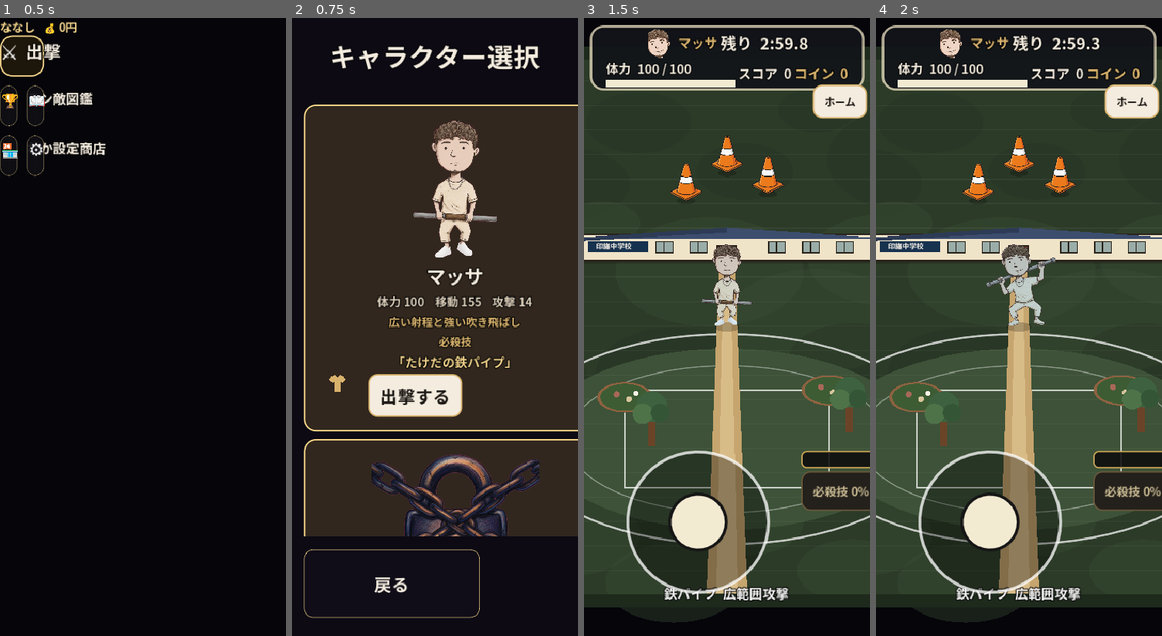
Above: before the commit, frames 1-4 (left to right).
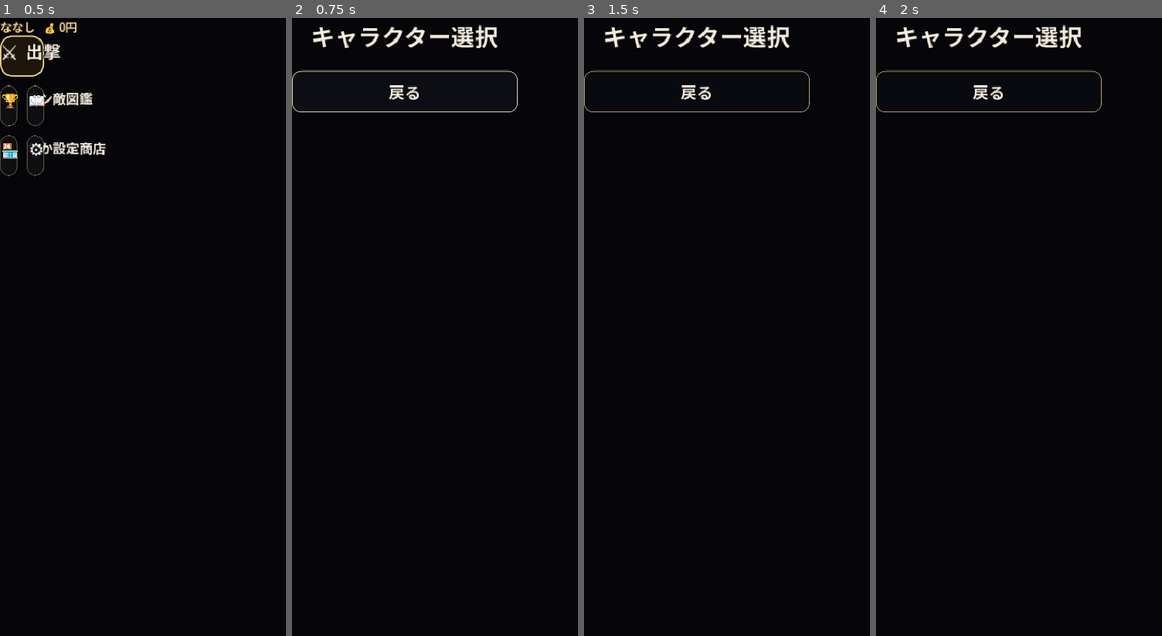
Above: after the commit, the same moments.

Repository: sudotti/inba-war
Game: Godot game, scene res://scenes/title.tscn
Same seed, same stepped clock (60 frames per second), same inputs: the game is played once before the commit and once after it.
Inputs (mouse positions are in pixels of both pictures, inside the frame that each line leads up to):
- Up to frame 1 (0.5 s): no input
- Up to frame 2 (0.75 s): click (314, 55) at 0.5 s
- Up to frame 3 (1.5 s): click "出撃する" at 1.25 s
- Up to frame 4 (2 s): no input

Frame 1 is identical in both runs. In frame 2, 68% of the frame differs, in the area x 0-100%, y 1-98%; in frame 3, 88%; in frame 4, 88%.

Commit message:
Responsive: select_screen with container layout and safe area

Diff:
--- a/scripts/select_screen.gd
+++ b/scripts/select_screen.gd
@@ -2,6 +2,7 @@
 
 const Balance = preload("res://scripts/balance.gd")
 const UiFont = preload("res://scripts/ui_font.gd")
+const SafeArea = preload("res://scripts/safe_area.gd")
 
 const ORDER: Array[String] = [Balance.CHAR_MASSA, Balance.CHAR_TAKETCHI, Balance.CHAR_KENNY]
 const LOCK_ART := "res://assets/ui/lock.png"
@@ -22,66 +23,103 @@
 var _closet_list: VBoxContainer
 var _closet_who := ""
 var _is_portrait := false
+var _main_margin: MarginContainer
 
 
 func _ready() -> void:
 	_is_portrait = UiFont.portrait(get_viewport_rect().size)
-	UiFont.full_rect(self)
+	get_viewport().size_changed.connect(_on_resized)
+	_build()
+	_build_closet()
+
+
+func _on_resized() -> void:
+	var new_portrait = UiFont.portrait(get_viewport_rect().size)
+	if new_portrait != _is_portrait:
+		_is_portrait = new_portrait
+		_build()
+
+
+func _build() -> void:
+	for child in get_children():
+		if child != _closet:
+			child.queue_free()
+	_main_margin = null
+
 	var night := ColorRect.new()
 	night.color = Color(0.05, 0.04, 0.08, 1.0)
+	night.anchors_preset = Control.PRESET_FULL_RECT
 	night.mouse_filter = Control.MOUSE_FILTER_IGNORE
-	UiFont.full_rect(night)
 	add_child(night)
 
-	var title := UiFont.label("キャラクター選択", 36, UiFont.PAPER)
+	_main_margin = MarginContainer.new()
+	_main_margin.anchors_preset = Control.PRESET_FULL_RECT
+	SafeArea.apply_safe_padding(_main_margin, get_viewport())
+	add_child(_main_margin)
+
+	var root := VBoxContainer.new()
+	root.alignment = BoxContainer.ALIGNMENT_CENTER
+	root.add_theme_constant_override("separation", 12)
+	_main_margin.add_child(root)
+
+	# Title
+	var title := UiFont.label("キャラクター選択", 32, UiFont.PAPER)
+	title.horizontal_alignment = HORIZONTAL_ALIGNMENT_CENTER
 	title.mouse_filter = Control.MOUSE_FILTER_IGNORE
-	UiFont.place(title, 0.04, 0.03, 0.96, 0.12)
-	title.horizontal_alignment = HORIZONTAL_ALIGNMENT_CENTER
-	add_child(title)
-
+	title.size_flags_horizontal = Control.SIZE_EXPAND_FILL
+	root.add_child(title)
+
+	# Character list
 	if _is_portrait:
 		var scroll := ScrollContainer.new()
 		scroll.mouse_filter = Control.MOUSE_FILTER_IGNORE
 		scroll.horizontal_scroll_mode = ScrollContainer.SCROLL_MODE_DISABLED
 		scroll.vertical_scroll_mode = ScrollContainer.SCROLL_MODE_AUTO
-		UiFont.place(scroll, 0.04, 0.14, 0.96, 0.84)
-		add_child(scroll)
+		scroll.size_flags_vertical = Control.SIZE_EXPAND_FILL
+		scroll.size_flags_horizontal = Control.SIZE_EXPAND_FILL
+		root.add_child(scroll)
+
 		var content := VBoxContainer.new()
-		content.add_theme_constant_override("separation", 10)
 		content.alignment = BoxContainer.ALIGNMENT_CENTER
+		content.add_theme_constant_override("separation", 12)
 		content.mouse_filter = Control.MOUSE_FILTER_IGNORE
 		content.size_flags_horizontal = Control.SIZE_EXPAND_FILL
-		content.custom_minimum_size = Vector2(0, 1)
 		scroll.add_child(content)
+
 		for who in ORDER:
 			var card = _card(who)
+			card.size_flags_horizontal = Control.SIZE_EXPAND_FILL
 			content.add_child(card)
+
 		var spacer := Control.new()
 		spacer.custom_minimum_size = Vector2(0, 100)
 		content.add_child(spacer)
 	else:
 		var center := CenterContainer.new()
 		center.mouse_filter = Control.MOUSE_FILTER_IGNORE
-		UiFont.place(center, 0.04, 0.14, 0.96, 0.84)
-		add_child(center)
+		center.size_flags_vertical = Control.SIZE_EXPAND_FILL
+		center.size_flags_horizontal = Control.SIZE_EXPAND_FILL
+		root.add_child(center)
+
 		var row := HBoxContainer.new()
-		row.add_theme_constant_override("separation", 18)
 		row.alignment = BoxContainer.ALIGNMENT_CENTER
+		row.add_theme_constant_override("separation", 16)
+		row.size_flags_horizontal = Control.SIZE_EXPAND_FILL
 		center.add_child(row)
+
 		for who in ORDER:
-			row.add_child(_card(who))
-
-	var back := UiFont.royal_button("戻る", 24, false)
-	back.custom_minimum_size = Vector2(240, 64)
-	UiFont.place(back, 0.04, 0.86, 0.44 if _is_portrait else 0.28, 0.97)
+			var card = _card(who)
+			card.custom_minimum_size = Vector2(280, 0)
+			row.add_child(card)
+
+	# Back button
+	var back := UiFont.royal_button("戻る", 22, false)
+	back.custom_minimum_size = Vector2(0, 48)
+	back.size_flags_horizontal = Control.SIZE_EXPAND_FILL
 	back.pressed.connect(func() -> void:
 		get_tree().change_scene_to_file("res://scenes/title.tscn")
 	)
-	add_child(back)
-	_build_closet()
-
-
-
+	root.add_child(back)
 
 
 func _card(who: String) -> Control:
@@ -89,51 +127,54 @@
 	var panel := PanelContainer.new()
 	panel.size_flags_horizontal = Control.SIZE_EXPAND_FILL
 	panel.custom_minimum_size = Vector2(300, 0)
-	var border := UiFont.BRASS if who == SaveStore.playable_character() else Color("3a3228")
 	panel.add_theme_stylebox_override("panel", UiFont.style(Color(0.2, 0.16, 0.12, 0.95), UiFont.glass_border(1.0), 2, 16))
+
 	var margin := MarginContainer.new()
 	margin.add_theme_constant_override("margin_left", 16)
 	margin.add_theme_constant_override("margin_right", 16)
-	margin.add_theme_constant_override("margin_top", 12 if not _is_portrait else 8)
-	margin.add_theme_constant_override("margin_bottom", 12 if not _is_portrait else 8)
+	margin.add_theme_constant_override("margin_top", 12)
+	margin.add_theme_constant_override("margin_bottom", 12)
 	panel.add_child(margin)
+
 	var col := VBoxContainer.new()
-	col.add_theme_constant_override("separation", 4)
+	col.add_theme_constant_override("separation", 8)
 	margin.add_child(col)
+
 	if _is_portrait:
 		var picture := _portrait_picture(who)
-		picture.custom_minimum_size = Vector2(0, 190)
+		picture.custom_minimum_size = Vector2(0, 200)
 		picture.size_flags_horizontal = Control.SIZE_EXPAND_FILL
 		col.add_child(picture)
-		_add_card_text(col, who)
-		_add_card_special(col, who)
-		var actions := HBoxContainer.new()
-		actions.add_theme_constant_override("separation", 8)
-		actions.mouse_filter = Control.MOUSE_FILTER_IGNORE
-		col.add_child(actions)
-		_add_card_actions(actions, who)
-		return panel
-	var picture := TextureRect.new()
-	picture.texture = _portrait(who)
-	picture.expand_mode = TextureRect.EXPAND_IGNORE_SIZE
-	picture.stretch_mode = TextureRect.STRETCH_KEEP_ASPECT_CENTERED
-	picture.custom_minimum_size = Vector2(0, 150)
-	picture.size_flags_vertical = Control.SIZE_EXPAND_FILL
-	picture.mouse_filter = Control.MOUSE_FILTER_IGNORE
-	col.add_child(picture)
-	_pictures[who] = picture
+	else:
+		var picture := TextureRect.new()
+		picture.texture = _portrait(who)
+		picture.expand_mode = TextureRect.EXPAND_IGNORE_SIZE
+		picture.stretch_mode = TextureRect.STRETCH_KEEP_ASPECT_CENTERED
+		picture.custom_minimum_size = Vector2(0, 150)
+		picture.size_flags_vertical = Control.SIZE_EXPAND_FILL
+		picture.size_flags_horizontal = Control.SIZE_EXPAND_FILL
+		picture.mouse_filter = Control.MOUSE_FILTER_IGNORE
+		col.add_child(picture)
+		_pictures[who] = picture
+
 	_add_card_text(col, who)
 	_add_card_special(col, who)
-	_add_card_actions(col, who)
+
+	var actions := VBoxContainer.new()
+	actions.add_theme_constant_override("separation", 8)
+	actions.mouse_filter = Control.MOUSE_FILTER_IGNORE
+	col.add_child(actions)
+
+	_add_card_actions(actions, who)
 	return panel
 
 
 func _add_card_special(target: Control, who: String) -> void:
-	var caption := UiFont.label("必殺技", 15 if _is_portrait else 16, UiFont.BRASS)
+	var caption := UiFont.label("必殺技", 16, UiFont.BRASS)
 	caption.horizontal_alignment = HORIZONTAL_ALIGNMENT_CENTER
 	caption.mouse_filter = Control.MOUSE_FILTER_IGNORE
 	target.add_child(caption)
-	var quote := UiFont.label("「%s」" % str(SPECIAL_NAMES[who]), 17 if _is_portrait else 20, UiFont.GOLD)
+	var quote := UiFont.label("「%s」" % str(SPECIAL_NAMES[who]), 18, UiFont.GOLD)
 	quote.autowrap_mode = TextServer.AUTOWRAP_WORD_SMART
 	quote.horizontal_alignment = HORIZONTAL_ALIGNMENT_CENTER
 	quote.mouse_filter = Control.MOUSE_FILTER_IGNORE
@@ -152,14 +193,14 @@
 
 
 func _add_card_text(target: Control, who: String) -> void:
-	var name := UiFont.label(who, 30 if not _is_portrait else 26, UiFont.PAPER)
+	var name := UiFont.label(who, 28, UiFont.PAPER)
 	name.horizontal_alignment = HORIZONTAL_ALIGNMENT_CENTER
 	target.add_child(name)
 	var stats: Dictionary = Balance.CHARACTERS[who]
-	var numbers := UiFont.label("体力 %d    移動 %d    攻撃 %d" % [int(stats.max_hp), int(stats.speed), int(stats.attack)], 18 if not _is_portrait else 16, UiFont.CREAM)
+	var numbers := UiFont.label("体力 %d    移動 %d    攻撃 %d" % [int(stats.max_hp), int(stats.speed), int(stats.attack)], 16, UiFont.CREAM)
 	numbers.horizontal_alignment = HORIZONTAL_ALIGNMENT_CENTER
 	target.add_child(numbers)
-	var blurb := UiFont.label(str(BLURB[who]), 16 if not _is_portrait else 15, UiFont.BRASS)
+	var blurb := UiFont.label(str(BLURB[who]), 15, UiFont.BRASS)
 	blurb.autowrap_mode = TextServer.AUTOWRAP_WORD_SMART
 	blurb.horizontal_alignment = HORIZONTAL_ALIGNMENT_CENTER
 	target.add_child(blurb)
@@ -168,21 +209,25 @@
 func _add_card_actions(target: Control, who: String) -> void:
 	if SaveStore.is_playable(who):
 		var wear := _costume_button()
+		wear.size_flags_horizontal = Control.SIZE_EXPAND_FILL
+		wear.custom_minimum_size = Vector2(0, 48)
 		wear.pressed.connect(func() -> void: _open_closet(who))
 		target.add_child(wear)
-		var go := UiFont.button("出撃する", 24)
+		var go := UiFont.button("出撃する", 22)
 		go.custom_minimum_size = Vector2(0, 56)
+		go.size_flags_horizontal = Control.SIZE_EXPAND_FILL
 		go.pressed.connect(func() -> void:
 			SaveStore.set_selected(who)
 			get_tree().change_scene_to_file("res://scenes/battle.tscn")
 		)
 		target.add_child(go)
 	else:
-		var locked := UiFont.label("封印  かけら %d / 5" % SaveStore.fragments_of(who), 20, UiFont.EMBER)
+		var locked := UiFont.label("封印  かけら %d / 5" % SaveStore.fragments_of(who), 18, UiFont.EMBER)
 		locked.horizontal_alignment = HORIZONTAL_ALIGNMENT_CENTER
 		target.add_child(locked)
-		var go := UiFont.button("かけらを集める", 22)
+		var go := UiFont.button("かけらを集める", 20)
 		go.custom_minimum_size = Vector2(0, 56)
+		go.size_flags_horizontal = Control.SIZE_EXPAND_FILL
 		go.pressed.connect(func() -> void:
 			pass
 		)
@@ -193,7 +238,6 @@
 	var node := Button.new()
 	node.custom_minimum_size = Vector2(48, 48)
 
-	# Remove all style padding for perfect centering
 	var style := StyleBoxFlat.new()
 	style.bg_color = Color(0, 0, 0, 0)
 	style.border_color = Color(0, 0, 0, 0)
@@ -229,38 +273,54 @@
 	_closet = Control.new()
 	_closet.visible = false
 	_closet.mouse_filter = Control.MOUSE_FILTER_IGNORE
-	UiFont.full_rect(_closet)
+	_closet.anchors_preset = Control.PRESET_FULL_RECT
 	add_child(_closet)
+
 	var dim := ColorRect.new()
 	dim.color = Color(0, 0, 0, 0.62)
 	dim.mouse_filter = Control.MOUSE_FILTER_STOP
-	UiFont.full_rect(dim)
+	dim.anchors_preset = Control.PRESET_FULL_RECT
 	_closet.add_child(dim)
+
 	var panel := PanelContainer.new()
-	UiFont.place(panel, 0.08 if _is_portrait else 0.32, 0.08 if _is_portrait else 0.16, 0.92 if _is_portrait else 0.68, 0.92 if _is_portrait else 0.84)
+	panel.anchor_left = 0.5
+	panel.anchor_top = 0.5
+	panel.anchor_right = 0.5
+	panel.anchor_bottom = 0.5
+	panel.offset_left = -180
+	panel.offset_top = -200
+	panel.offset_right = 180
+	panel.offset_bottom = 200
 	panel.add_theme_stylebox_override("panel", UiFont.style(UiFont.CARD, UiFont.BRASS, 2, 16))
 	_closet.add_child(panel)
+
 	var margin := MarginContainer.new()
 	margin.add_theme_constant_override("margin_left", 24)
 	margin.add_theme_constant_override("margin_right", 24)
 	margin.add_theme_constant_override("margin_top", 20)
 	margin.add_theme_constant_override("margin_bottom", 18)
 	panel.add_child(margin)
+
 	var col := VBoxContainer.new()
-	col.add_theme_constant_override("separation", 10)
+	col.add_theme_constant_override("separation", 12)
 	margin.add_child(col)
-	var heading := UiFont.label("衣装選択", 32, UiFont.PAPER)
+
+	var heading := UiFont.label("衣装選択", 30, UiFont.PAPER)
 	heading.horizontal_alignment = HORIZONTAL_ALIGNMENT_CENTER
 	col.add_child(heading)
-	_closet_name = UiFont.label("", 22, UiFont.BRASS)
+
+	_closet_name = UiFont.label("", 20, UiFont.BRASS)
 	_closet_name.horizontal_alignment = HORIZONTAL_ALIGNMENT_CENTER
 	col.add_child(_closet_name)
+
 	_closet_list = VBoxContainer.new()
 	_closet_list.add_theme_constant_override("separation", 8)
 	_closet_list.size_flags_vertical = Control.SIZE_EXPAND_FILL
 	col.add_child(_closet_list)
-	var close := UiFont.button("戻る", 24)
-	close.custom_minimum_size = Vector2(0, 60)
+
+	var close := UiFont.button("戻る", 22)
+	close.custom_minimum_size = Vector2(0, 56)
+	close.size_flags_horizontal = Control.SIZE_EXPAND_FILL
 	close.pressed.connect(_close_closet)
 	col.add_child(close)
 
@@ -280,8 +340,9 @@
 			caption += "    着用中"
 		elif not owned:
 			caption += "    未入手"
-		var choice := UiFont.button(caption, 22)
-		choice.custom_minimum_size = Vector2(0, 60)
+		var choice := UiFont.button(caption, 20)
+		choice.custom_minimum_size = Vector2(0, 56)
+		choice.size_flags_horizontal = Control.SIZE_EXPAND_FILL
 		choice.disabled = not owned
 		if wearing == look_id:
 			choice.add_theme_stylebox_override("normal", UiFont.style(UiFont.BRASS, UiFont.INK, 2, 12))
@@ -322,7 +383,7 @@
 			Vector2(cx + 4.0 * u, cy + 9.0 * u),
 			Vector2(cx + 4.0 * u, cy - 3.0 * u),
 			Vector2(cx + 6.0 * u, cy - 1.0 * u),
-			Vector2(cx + 10.0 * u, cy - 5.0 * u),
+			Vector2(cx + 10.0 * u, cy - 5.0 *u),
 			Vector2(cx + 7.0 * u, cy - 9.0 * u),
 			Vector2(cx + 3.0 * u, cy - 11.0 * u),
 			Vector2(cx, cy - 8.0 * u),
